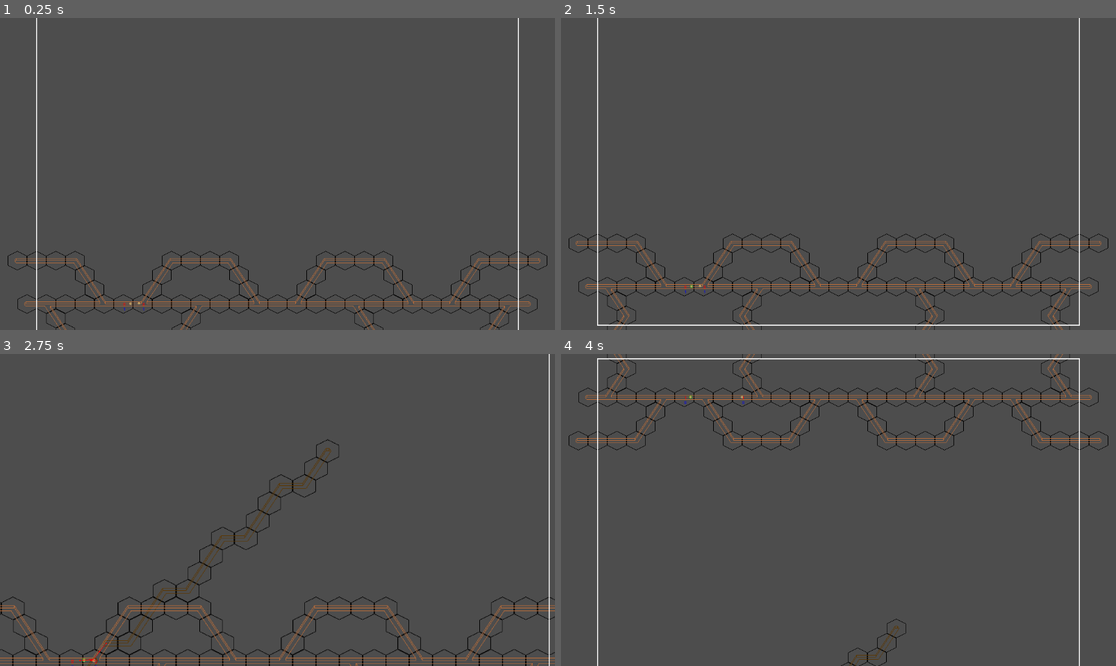
Above: before the commit, frames 1-4 (two rows, left to right).
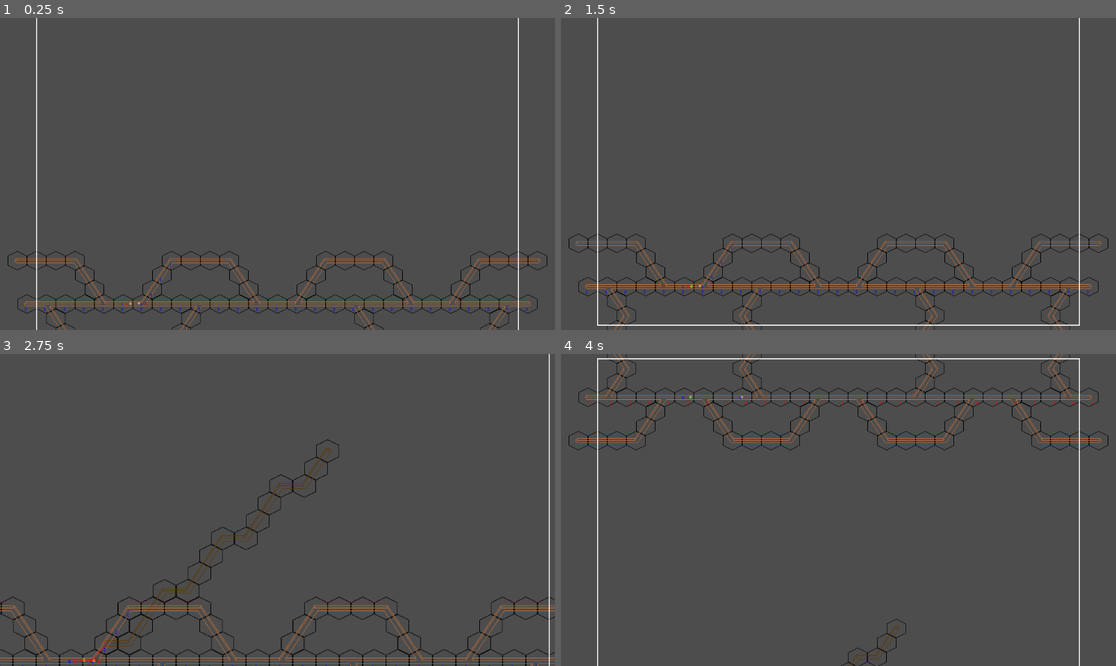
Above: after the commit, the same moments.

Repository: rjstebe/Trench-War
Game: Godot game, scene res://scenes/tile_map_test_scene.tscn
Two runs of this game, one before a commit and one after it. Both use one fixed random seed, a clock stepped at 60 frames per second and the inputs below.
Inputs (mouse positions are in pixels of both pictures, inside the frame that each line leads up to):
- Up to frame 1 (0.25 s): no input
- Up to frame 2 (1.5 s): tap Enter at 0.5 s; move the mouse to (694, 305) at 0.52 s; hold Right (ui_right) 0.53-1.28 s; click (694, 305) at 0.6 s; tap Space at 1.25 s; move the mouse to (699, 305) at 1.27 s; hold Down (ui_down) from 1.28 s (still down); tap T (build_trench_hotkey) at 1.35 s
- Up to frame 3 (2.75 s): click (138, 641) at 1.55 s; tap Enter at 2 s; move the mouse to (333, 441) at 2.02 s; release Down (ui_down) at 2.03 s; hold Right (ui_right) from 2.03 s (still down); tap Mouse wheel up (cam_zoom_in) at 2.1 s; click (333, 441) at 2.3 s
- Up to frame 4 (4 s): tap Space at 2.75 s; move the mouse to (810, 572) at 2.77 s; release Right (ui_right) at 2.78 s; hold Up (ui_up) 2.78-3.53 s; tap Mouse wheel down (cam_zoom_out) at 2.85 s; click (810, 572) at 3.05 s; tap Enter at 3.5 s; move the mouse to (688, 397) at 3.52 s; hold Left (ui_left) from 3.53 s (still down); right-click (688, 397) at 3.6 s; click (688, 397) at 3.8 s

The runs differ from the first frame. In frame 1, 0.1% of the frame differs, in the area x 4-96%, y 79-94%; in frame 2, 0.1%, in the area x 4-96%, y 73-89%; in frame 3, less than 0.1%; in frame 4, less than 0.1%.

Commit message:
Added vision counts for determining which hexes can be easily seen and shot at by each player respectively

Diff:
--- a/scripts/building_grid.gd
+++ b/scripts/building_grid.gd
@@ -16,6 +16,12 @@
 var enemy_soldier_count = {}
 var player_count_debug_labels = {}
 var enemy_count_debug_labels = {}
+var player_safe_hexes = []
+var enemy_safe_hexes = []
+var player_vision_count = {}
+var enemy_vision_count = {}
+var player_vision_debug_labels = {}
+var enemy_vision_debug_labels = {}
 
 # Use _tile_data_runtime_update when updating tilemap layers that should have collisions disabled
 func _use_tile_data_runtime_update(layer:int, _coords:Vector2i) -> bool:
@@ -29,6 +35,12 @@
 	_set_up_trench_neighbors_lookup_table()
 
 func _on_soldier_enter_hex(soldier:Soldier, hex_position:Vector2i):
+	_modify_soldier_count(hex_position, soldier.side, 1)
+
+func _on_soldier_leave_hex(soldier:Soldier, hex_position:Vector2i):
+	_modify_soldier_count(hex_position, soldier.side, -1)
+
+func _modify_soldier_count(hex_position:Vector2i, side:PlayerManager.Side, change:int):
 	if not player_soldier_count.has(hex_position):
 		player_soldier_count[hex_position] = 0
 		enemy_soldier_count[hex_position] = 0
@@ -36,28 +48,48 @@
 		var enemy_label = debug_label_scene.instantiate()
 		add_child(player_label)
 		add_child(enemy_label)
-		player_label.position = map_to_local(hex_position)+Vector2(0, 10)
-		enemy_label.position = map_to_local(hex_position)+Vector2(0, -10)
+		player_label.position = map_to_local(hex_position)+Vector2(-10, -10)
+		enemy_label.position = map_to_local(hex_position)+Vector2(10, -10)
 		player_label.get_child(0).set("theme_override_colors/font_color",Color.BLUE)
 		player_label.get_child(0).text = "0"
 		enemy_label.get_child(0).set("theme_override_colors/font_color",Color.RED)
 		enemy_label.get_child(0).text = "0"
 		player_count_debug_labels[hex_position] = player_label
 		enemy_count_debug_labels[hex_position] = enemy_label
-	if soldier.side == PlayerManager.Side.PLAYER:
-		player_soldier_count[hex_position] += 1
+	if side == PlayerManager.Side.PLAYER:
+		player_soldier_count[hex_position] += change
 		player_count_debug_labels[hex_position].get_child(0).text = str(player_soldier_count[hex_position])
-	elif soldier.side == PlayerManager.Side.ENEMY:
-		enemy_soldier_count[hex_position] += 1
+		for vision_position in get_trench_hexes_in_line_of_sight(hex_position):
+			_modify_vision_count(vision_position, side, change)
+	elif side == PlayerManager.Side.ENEMY:
+		enemy_soldier_count[hex_position] += change
 		enemy_count_debug_labels[hex_position].get_child(0).text = str(enemy_soldier_count[hex_position])
-
-func _on_soldier_leave_hex(soldier:Soldier, hex_position:Vector2i):
-	if soldier.side == PlayerManager.Side.PLAYER:
-		player_soldier_count[hex_position] -= 1
-		player_count_debug_labels[hex_position].get_child(0).text = str(player_soldier_count[hex_position])
-	elif soldier.side == PlayerManager.Side.ENEMY:
-		enemy_soldier_count[hex_position] -= 1
-		enemy_count_debug_labels[hex_position].get_child(0).text = str(enemy_soldier_count[hex_position])
+		for vision_position in get_trench_hexes_in_line_of_sight(hex_position):
+			_modify_vision_count(vision_position, side, change)
+
+func _modify_vision_count(hex_position:Vector2i, side:PlayerManager.Side, change:int):
+	if side == PlayerManager.Side.PLAYER:
+		if not player_vision_count.has(hex_position):
+			player_vision_count[hex_position] = 0
+			var player_label = debug_label_scene.instantiate()
+			add_child(player_label)
+			player_label.position = map_to_local(hex_position)+Vector2(-10, 10)
+			player_label.get_child(0).set("theme_override_colors/font_color",Color.BLUE)
+			player_label.get_child(0).text = "0"
+			player_vision_debug_labels[hex_position] = player_label
+		player_vision_count[hex_position] += change
+		player_vision_debug_labels[hex_position].get_child(0).text = str(player_vision_count[hex_position])
+	elif side == PlayerManager.Side.ENEMY:
+		if not enemy_vision_count.has(hex_position):
+			enemy_vision_count[hex_position] = 0
+			var enemy_label = debug_label_scene.instantiate()
+			add_child(enemy_label)
+			enemy_label.position = map_to_local(hex_position)+Vector2(10, 10)
+			enemy_label.get_child(0).set("theme_override_colors/font_color",Color.RED)
+			enemy_label.get_child(0).text = "0"
+			enemy_vision_debug_labels[hex_position] = enemy_label
+		enemy_vision_count[hex_position] += change
+		enemy_vision_debug_labels[hex_position].get_child(0).text = str(enemy_vision_count[hex_position])
 
 func _set_up_trench_neighbors_lookup_table():
 	for atlas_coord_and_alt_id in _get_all_trench_atlas_coords_and_alt_ids():
@@ -78,10 +110,6 @@
 		for j in tile_source.get_alternative_tiles_count(tile):
 			coords_and_alt_ids.append([tile, j])
 	return coords_and_alt_ids
-
-func erase_trench_segment(layer_index:int, start_position:Vector2i, end_position:Vector2i):
-	_erase_half_trench_segment(layer_index, start_position, get_neighbor_from_direction(end_position-start_position))
-	_erase_half_trench_segment(layer_index, end_position, get_neighbor_from_direction(start_position-end_position))
 
 func _erase_half_trench_segment(layer_index:int, start_position:Vector2i, trench_neighbor:TileSet.CellNeighbor):
 	var hex_data = get_cell_tile_data(layer_index, start_position)
@@ -102,6 +130,35 @@
 	var atlas_coord = atlas_coord_and_alt_id[0]
 	var alt_id = atlas_coord_and_alt_id[1]
 	set_cell(layer, coords, TRENCH_TILE_SOURCE_INDEX, atlas_coord, alt_id)
+
+func build_trench(hex_position_a, hex_position_b):
+	#Construct trench segment
+	set_cells_terrain_path(REAL_LAYER_INDEX, [hex_position_a, hex_position_b], 0, TRENCH_TERRAIN_INDEX)
+	#Remove segment in construction layer
+	_erase_half_trench_segment(CONSTRUCTION_LAYER_INDEX, hex_position_a, get_neighbor_from_direction(hex_position_b-hex_position_a))
+	_erase_half_trench_segment(CONSTRUCTION_LAYER_INDEX, hex_position_b, get_neighbor_from_direction(hex_position_a-hex_position_b))
+	#Update vision data
+	var newly_visible_trenches = _get_trench_hexes_in_line_of_sight_in_direction(hex_position_a, hex_position_b-hex_position_a)
+	newly_visible_trenches.append_array(_get_trench_hexes_in_line_of_sight_in_direction(hex_position_b, hex_position_a-hex_position_b))
+	for hex_position in newly_visible_trenches:
+		_update_vision_data_for_tile(hex_position)
+
+func _update_vision_data_for_tile(hex_position:Vector2i):
+	var running_player_vision_count = 0
+	var running_enemy_vision_count = 0
+	for visible_hex in get_trench_hexes_in_line_of_sight(hex_position):
+		if player_soldier_count.has(visible_hex):
+			running_player_vision_count += player_soldier_count[visible_hex]
+		if enemy_soldier_count.has(visible_hex):
+			running_enemy_vision_count += enemy_soldier_count[visible_hex]
+	var player_vision_count_change = running_player_vision_count
+	if player_vision_count.has(hex_position):
+		player_vision_count_change -= player_vision_count[hex_position]
+	var enemy_vision_count_change = running_enemy_vision_count
+	if enemy_vision_count.has(hex_position):
+		enemy_vision_count_change -= enemy_vision_count[hex_position]
+	_modify_vision_count(hex_position, PlayerManager.Side.PLAYER, player_vision_count_change)
+	_modify_vision_count(hex_position, PlayerManager.Side.ENEMY, enemy_vision_count_change)
 
 func get_neighbor_list():
 	return [
@@ -147,7 +204,7 @@
 		_:
 			return null
 
-# Get all adjacent trenches to the one defined by the two given hex positions
+# Get all adjacent construction trenches to the one defined by the two given hex positions
 func get_adjacent_trench_positions(hex_position_a, hex_position_b):
 	var construction_hex_a = get_cell_tile_data(CONSTRUCTION_LAYER_INDEX, hex_position_a)
 	var construction_hex_b = get_cell_tile_data(CONSTRUCTION_LAYER_INDEX, hex_position_b)
@@ -161,6 +218,25 @@
 			adjacent_trench_positions.append([hex_position_a, hex_position_a+get_direction_from_neighbor(neighbor)])
 	return adjacent_trench_positions
 
+#Returns all trench hexes that have a clear line of sight to the given hex position
+func get_trench_hexes_in_line_of_sight(hex_position):
+	var trench_positions_in_line_of_sight = [hex_position]
+	for neighbor in get_neighbor_list():
+		var direction = get_direction_from_neighbor(neighbor)
+		trench_positions_in_line_of_sight.append_array(_get_trench_hexes_in_line_of_sight_in_direction(hex_position, direction))
+	return trench_positions_in_line_of_sight
+
+#Does not include origin hex
+func _get_trench_hexes_in_line_of_sight_in_direction(hex_position:Vector2i, direction:Vector2i):
+	var trench_positions = []
+	var current_hex_position = hex_position
+	var current_hex = get_cell_tile_data(REAL_LAYER_INDEX, hex_position)
+	while(current_hex != null and current_hex.get_terrain_peering_bit(get_neighbor_from_direction(direction)) == TRENCH_TERRAIN_INDEX):
+		current_hex_position += direction
+		trench_positions.append(current_hex_position)
+		current_hex = get_cell_tile_data(REAL_LAYER_INDEX, current_hex_position)
+	return trench_positions
+
 func hex_line(start_cell:Vector2i, end_cell:Vector2i) -> Array[Vector2i]:
 	var start_position:Vector2 = map_to_local(start_cell)
 	var end_position:Vector2 = map_to_local(end_cell)
--- a/scripts/input_modes/build_trench_mode.gd
+++ b/scripts/input_modes/build_trench_mode.gd
@@ -14,7 +14,6 @@
 	if event.is_action_released("ui_cancel"):
 		building_grid.clear_layer(building_grid.PLANNING_LAYER_INDEX)
 		InputManager.input_mode = DefaultInputMode.new()
-		print("canceling action")
 		return
 
 func _unhandled_input(event:InputEvent):
@@ -29,11 +28,9 @@
 			building_grid.clear_layer(building_grid.PLANNING_LAYER_INDEX)
 			_set_construction_layer(building_grid.hex_line(start_hex,mouse_hex))
 			InputManager.input_mode = DefaultInputMode.new()
-			print("Finished action")
 			return
 		start_hex = mouse_hex
 		help_text = "Click again to set endpoint, Esc to cancel"
-		print("Started Trench")
 		return
 
 # Add hex line to construction layer, but not including connections that already exist
--- a/scripts/orders/build_trench_order.gd
+++ b/scripts/orders/build_trench_order.gd
@@ -7,6 +7,4 @@
 	for trench_position in new_trench_positions:
 		InputManager.player_manager.create_build_trench_order(trench_position)
 	#Construct trench segment
-	building_grid.set_cells_terrain_path(building_grid.REAL_LAYER_INDEX, hex_positions, 0, building_grid.TRENCH_TERRAIN_INDEX)
-	#Remove segment in construction layer
-	building_grid.erase_trench_segment(building_grid.CONSTRUCTION_LAYER_INDEX, hex_positions[0], hex_positions[1])
+	building_grid.build_trench(hex_positions[0], hex_positions[1])
